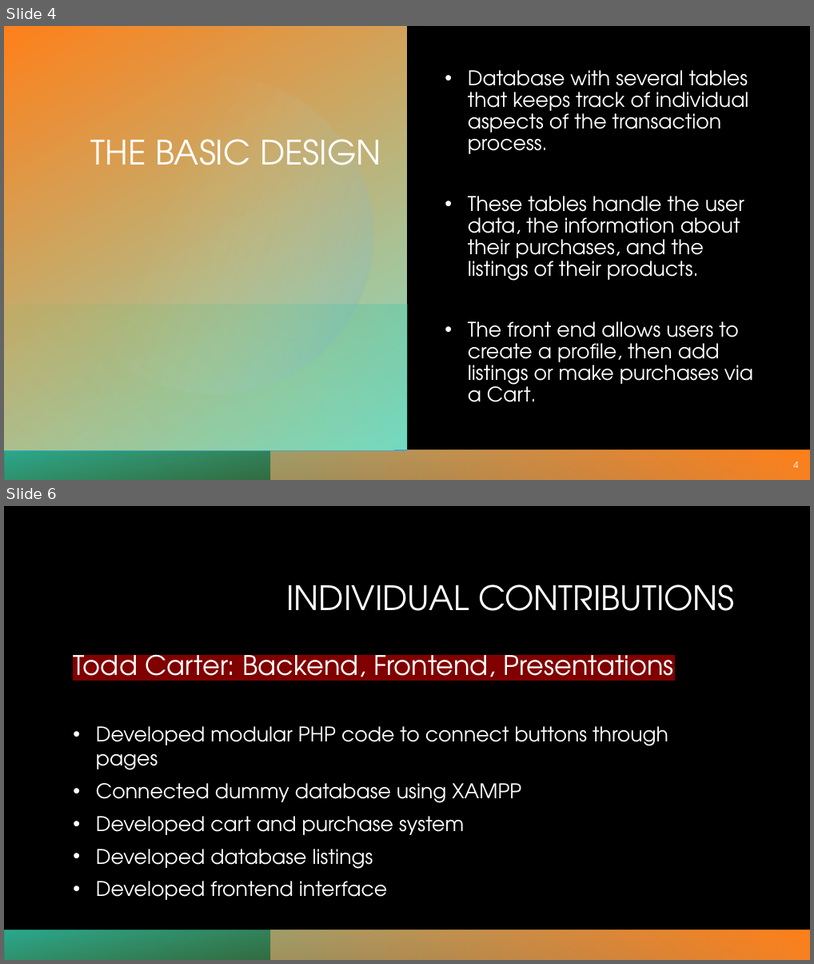
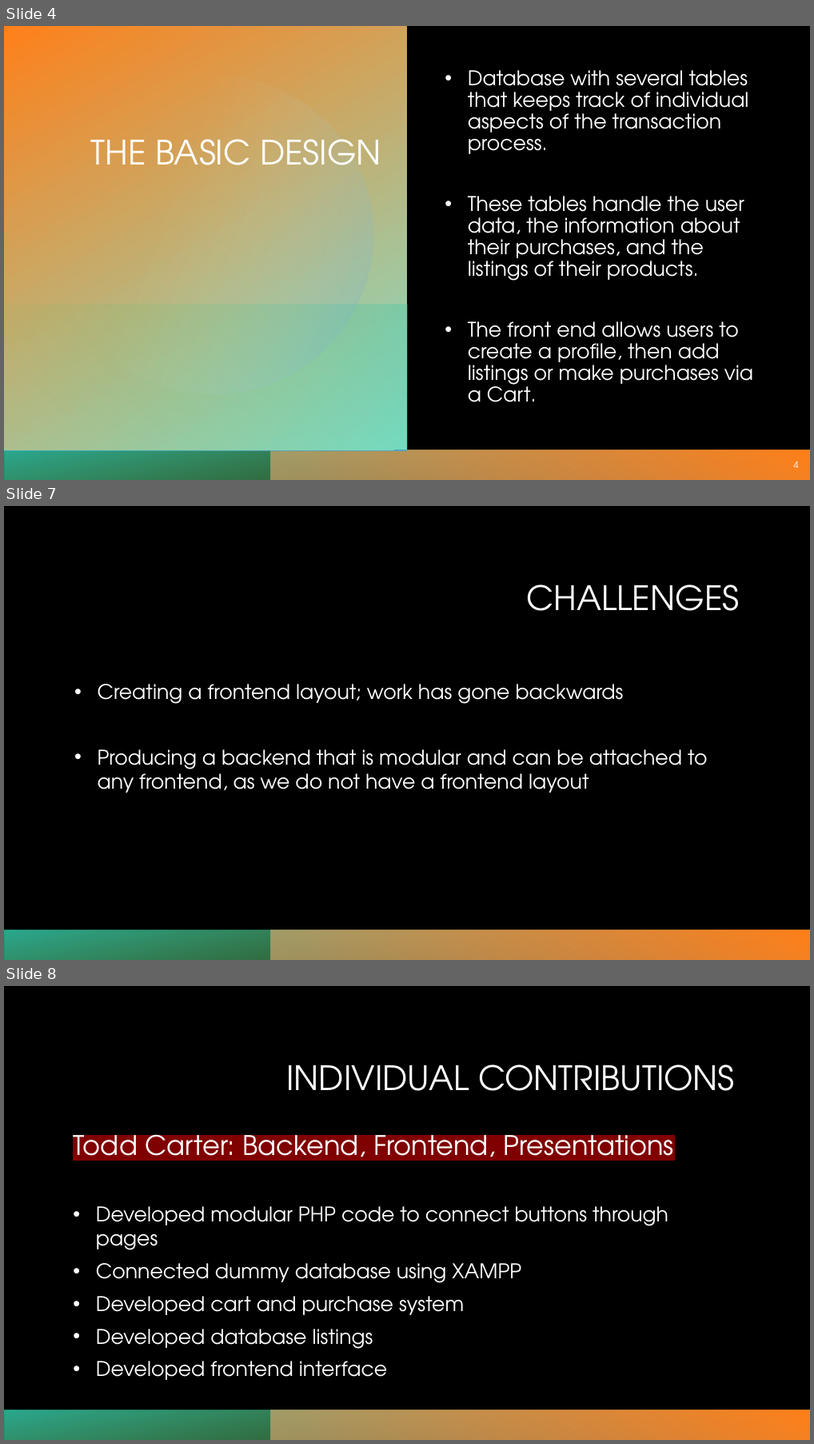
Before and after one commit to cart7982/CaravanSeraiCS360, a slide deck: OpenPlazaCS360Lab/Presentations/OpenPlaza - Phase 2.pptx. Shown one above the other, each under a label of ours: slides 4 and 6 before the commit, slides 4, 7 and 8 after it; the slides between them are not shown. The pictures are 814x964 and 814x1444 pixels, drawn with LibreOffice and Linux fonts; fonts in the diff are those of the drawing; background and template pictures are left out. Boxes give left, top, right and bottom in pixels: in the first picture for what was removed or moved away, otherwise in the second. Text is boxed around its words. In the diff, an @@ line names an element or a change of style, - is before the commit and + after.

```diff
--- a/OpenPlazaCS360Lab/Presentations/OpenPlaza - Phase 2.pptx
+++ b/OpenPlazaCS360Lab/Presentations/OpenPlaza - Phase 2.pptx
@@ slide 7 added at box(4, 506, 810, 960), background #000000; not listed: 2 template elements that a slide beside it also shows @@
@@ title added at box(526, 584, 739, 611), 40 pt, text #FFFFFF @@
+CHALLENGES
@@ text added at box(98, 684, 707, 792), 24 pt, text #FFFFFF @@
+• Creating a frontend layout; work has gone backwards
+• Producing a backend that is modular and can be attached to any frontend, as we do not have a frontend layout
@@ what was slide 6 is now slide 8 @@
```
Also in this commit, not shown: 3 slides changed.
